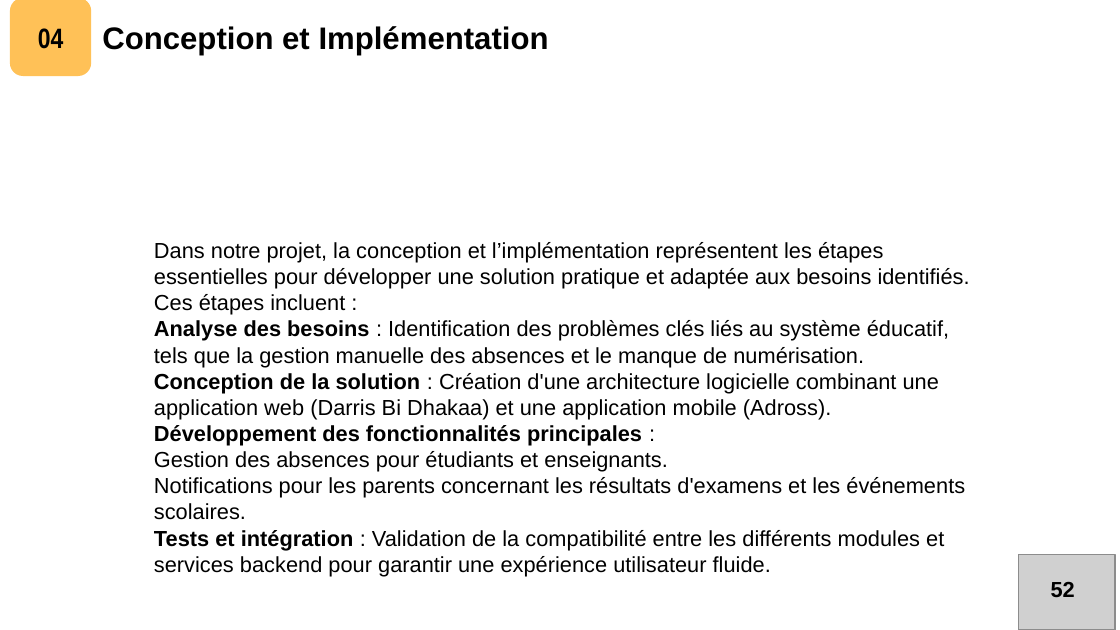
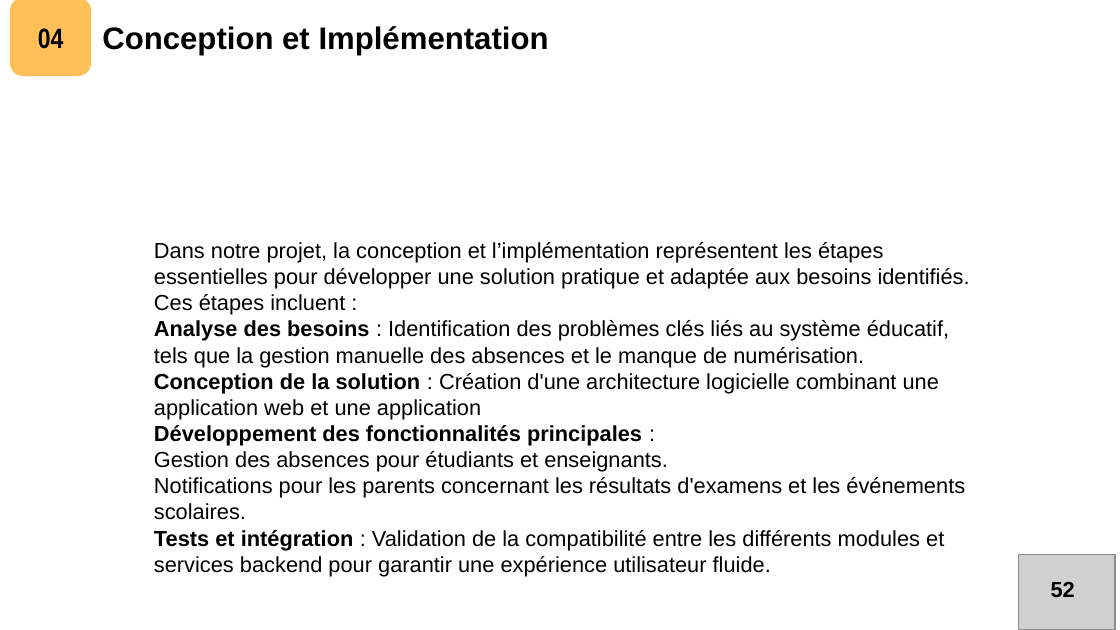
Before and after one commit to TouradGithub/education_system, a slide deck: slide 14 of presentation.pptx. Drawn at 1120x630 pixels with LibreOffice and Linux fonts; fonts in the diff are those of the drawing; grey boxes stand for pictures. Boxes give left, top, right and bottom in pixels: in the first picture for what was removed or moved away, otherwise in the second. Text is boxed around its words. In the diff, an @@ line names an element or a change of style, - is before the commit and + after.

```diff
--- a/presentation.pptx
+++ b/presentation.pptx
@@ text at [154,373,939,420]: text changed @@
-Conception de la solution : Création d'une architecture logicielle combinant une application web (Darris Bi Dhakaa) et une application mobile (Adross).
+Conception de la solution : Création d'une architecture logicielle combinant une application web et une application
```
Also in this commit, not shown: 4 other slides changed, 4 other files.
